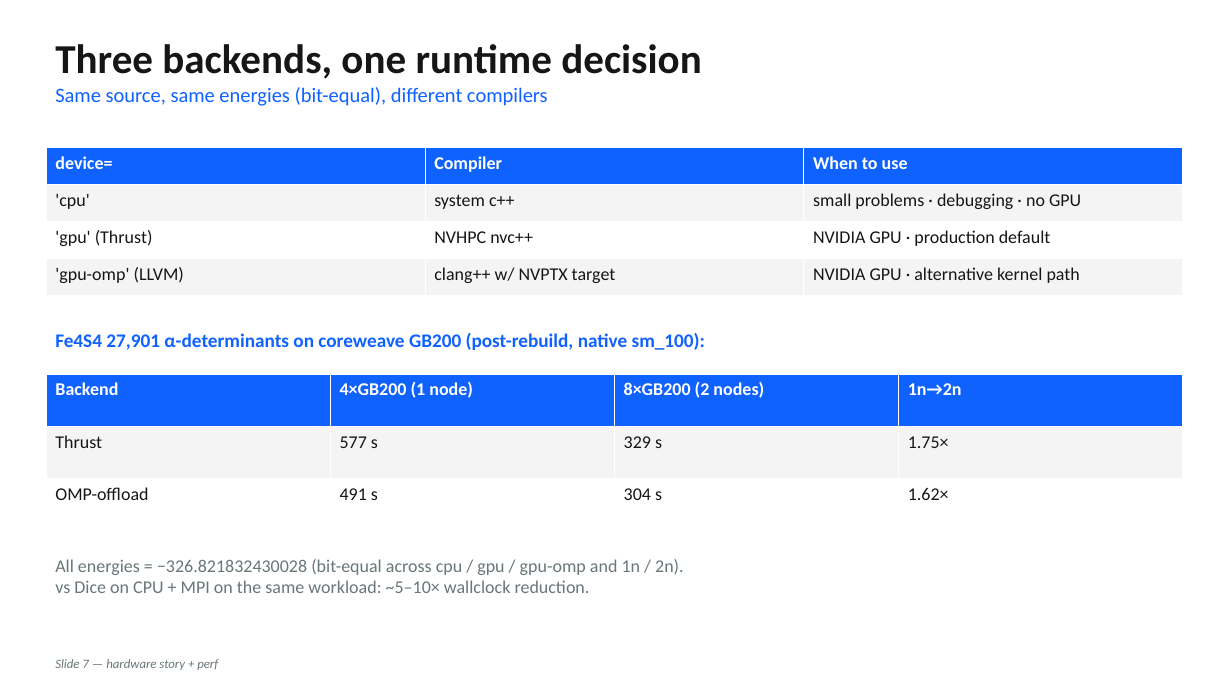
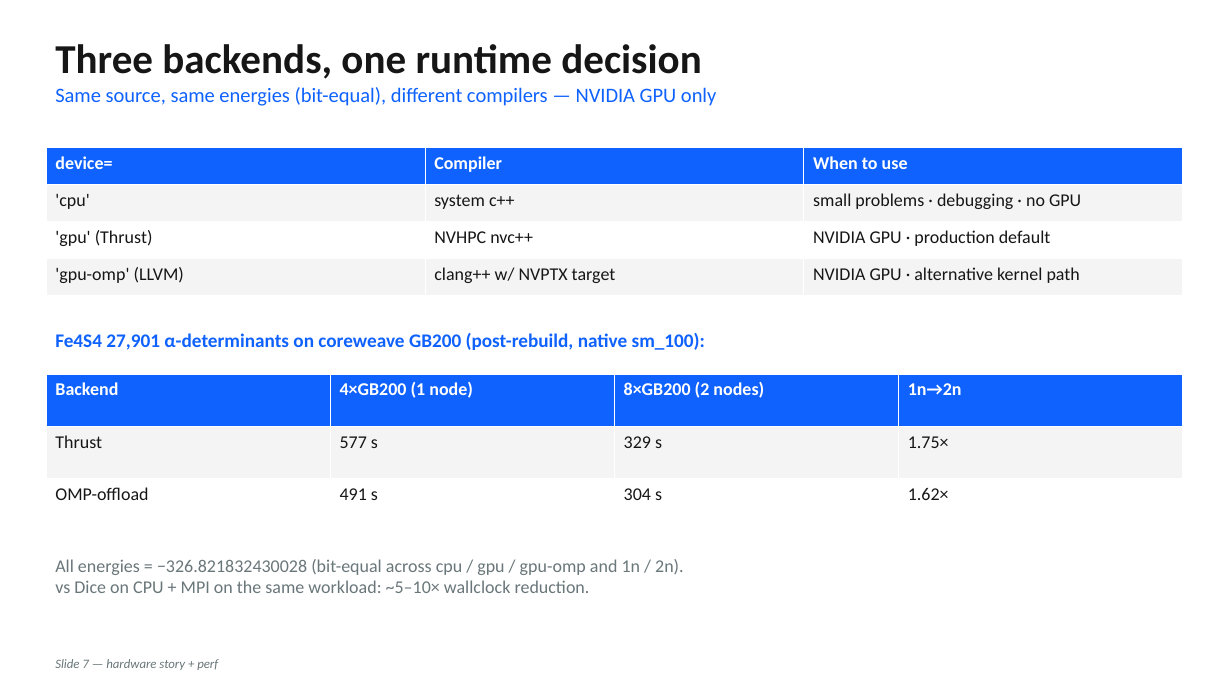
Before and after one commit to hfwen0502/sbd, a slide deck: slide 7 of .github/SBD_PYTHON_DECK.pptx. Drawn at 1232x693 pixels with LibreOffice and Linux fonts; fonts in the diff are those of the drawing. Boxes give left, top, right and bottom in pixels: in the first picture for what was removed or moved away, otherwise in the second. Text is boxed around its words. In the diff, an @@ line names an element or a change of style, - is before the commit and + after.

```diff
--- a/.github/SBD_PYTHON_DECK.pptx
+++ b/.github/SBD_PYTHON_DECK.pptx
@@ text at [55,87,716,106]: text changed @@
-Same source, same energies (bit-equal), different compilers
+Same source, same energies (bit-equal), different compilers — NVIDIA GPU only
```
Also in this commit, not shown: 1 other slide changed, 2 other files.
